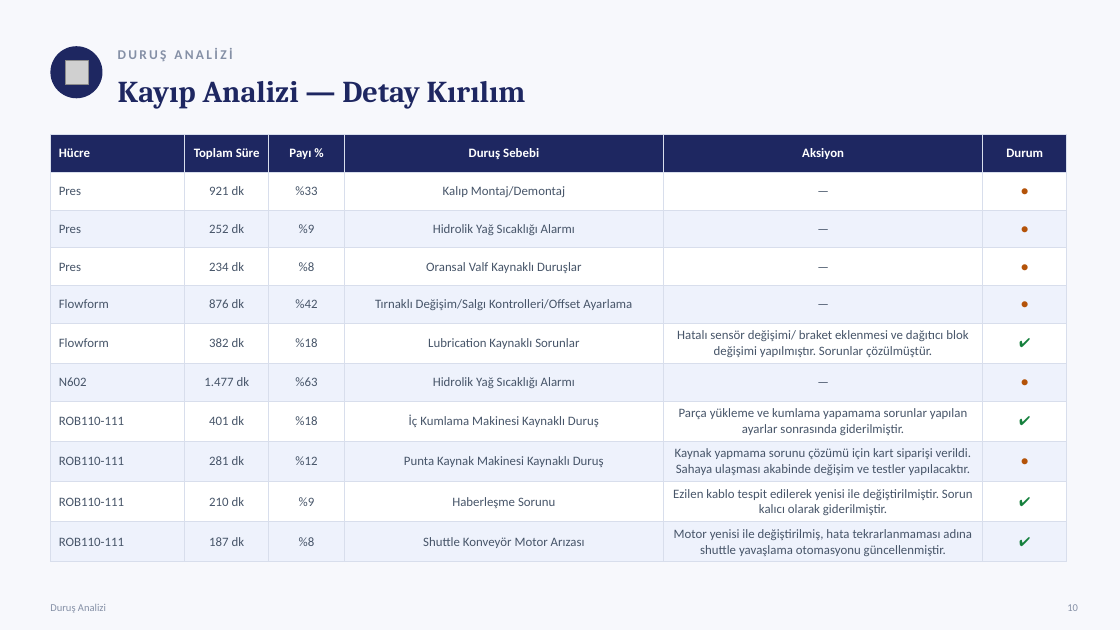
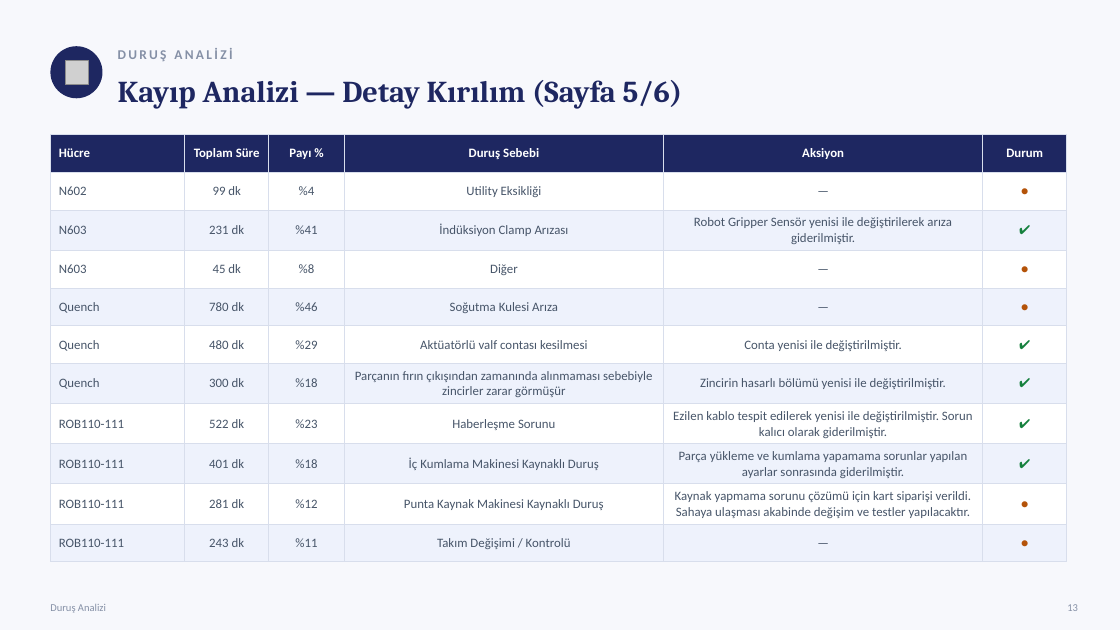
Before and after one commit to sgtdali/ManufUI, a slide deck: slide 14 of docs/sunumlar/Repkon-HF901-Ust-Yonetim-Sunumu-2026-07.pptx (slide 11 before the commit). Drawn at 1120x630 pixels with LibreOffice and Linux fonts; fonts in the diff are those of the drawing; grey boxes stand for pictures. Boxes give left, top, right and bottom in pixels: in the first picture for what was removed or moved away, otherwise in the second. Text is boxed around its words. In the diff, an @@ line names an element or a change of style, - is before the commit and + after.

```diff
--- a/docs/sunumlar/Repkon-HF901-Ust-Yonetim-Sunumu-2026-07.pptx
+++ b/docs/sunumlar/Repkon-HF901-Ust-Yonetim-Sunumu-2026-07.pptx
@@ text at [118,80,683,109]: text changed @@
-Kayıp Analizi — Detay Kırılım
+Kayıp Analizi — Detay Kırılım (Sayfa 5/6)
@@ table at [50,134,1067,553] @@
-row 2: Pres | 921 dk | %33 | Kalıp Montaj/Demontaj | — | ●
-row 3: Pres | 252 dk | %9 | Hidrolik Yağ Sıcaklığı Alarmı | — | ●
-row 4: Pres | 234 dk | %8 | Oransal Valf Kaynaklı Duruşlar | — | ●
-row 5: Flowform | 876 dk | %42 | Tırnaklı Değişim/Salgı Kontrolleri/Offset Ayarlama | — | ●
-row 6: Flowform | 382 dk | %18 | Lubrication Kaynaklı Sorunlar | Hatalı sensör değişimi/ braket eklenmesi ve dağıtıcı blok değişimi yapılmıştır. Sorunlar çözülmüştür. | ✔
-row 7: N602 | 1.477 dk | %63 | Hidrolik Yağ Sıcaklığı Alarmı | — | ●
+row 2: N602 | 99 dk | %4 | Utility Eksikliği | — | ●
+row 3: N603 | 231 dk | %41 | İndüksiyon Clamp Arızası | Robot Gripper Sensör yenisi ile değiştirilerek arıza giderilmiştir. | ✔
+row 4: N603 | 45 dk | %8 | Diğer | — | ●
+row 5: Quench | 780 dk | %46 | Soğutma Kulesi Arıza | — | ●
+row 6: Quench | 480 dk | %29 | Aktüatörlü valf contası kesilmesi | Conta yenisi ile değiştirilmiştir. | ✔
+row 7: Quench | 300 dk | %18 | Parçanın fırın çıkışından zamanında alınmaması sebebiyle zincirler zarar görmüşür | Zincirin hasarlı bölümü yenisi ile değiştirilmiştir. | ✔
+row 8: ROB110-111 | 522 dk | %23 | Haberleşme Sorunu | Ezilen kablo tespit edilerek yenisi ile değiştirilmiştir. Sorun kalıcı olarak giderilmiştir. | ✔
-row 10: ROB110-111 | 210 dk | %9 | Haberleşme Sorunu | Ezilen kablo tespit edilerek yenisi ile değiştirilmiştir. Sorun kalıcı olarak giderilmiştir. | ✔
-row 11: ROB110-111 | 187 dk | %8 | Shuttle Konveyör Motor Arızası | Motor yenisi ile değiştirilmiş, hata tekrarlanmaması adına shuttle yavaşlama otomasyonu güncellenmiştir. | ✔
+row 11: ROB110-111 | 243 dk | %11 | Takım Değişimi / Kontrolü | — | ●
@@ text at [1067,604,1078,611]: text changed @@
-10
+13
```
Also in this commit, not shown: 10 other slides changed, 16 slides added, 2 slides removed, 6 other files.
